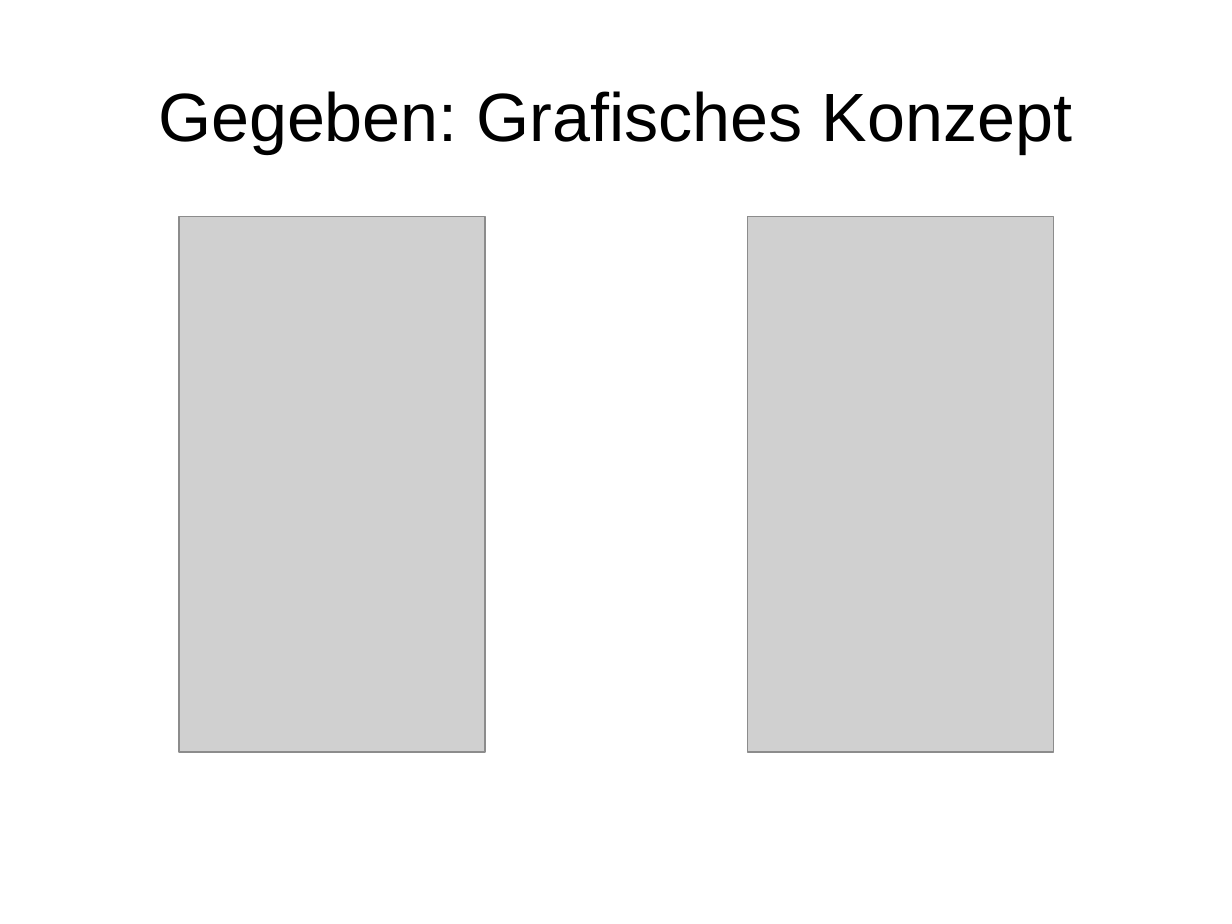
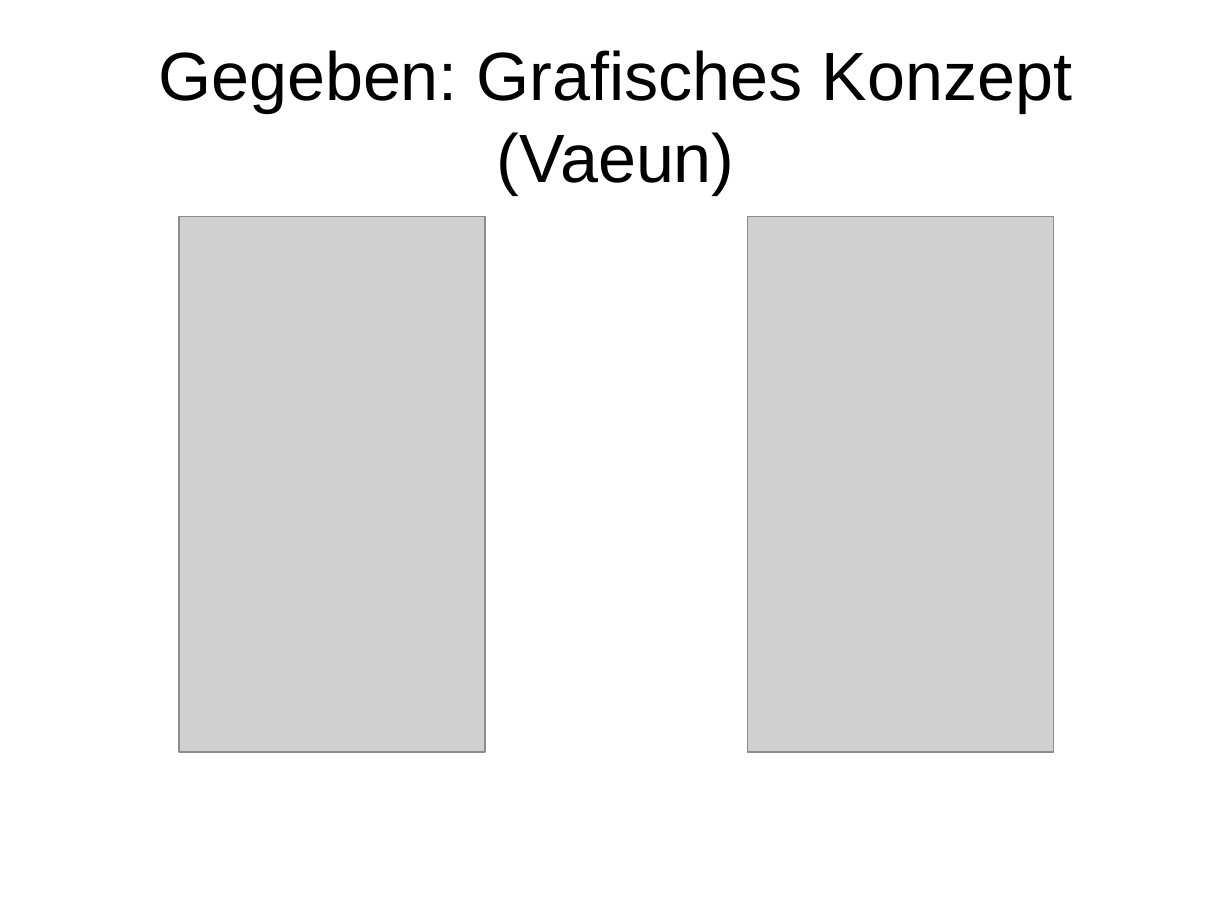
Before and after one commit to janhelmle/weiterbildung_fachinformatiker_ihk_projektantrag, a slide deck: slide 5 of praesentation/presentation_v1.odp. Drawn at 1232x924 pixels with LibreOffice and Linux fonts; fonts in the diff are those of the drawing; grey boxes stand for pictures. Boxes give left, top, right and bottom in pixels: in the first picture for what was removed or moved away, otherwise in the second. Text is boxed around its words. In the diff, an @@ line names an element or a change of style, - is before the commit and + after.

```diff
--- a/praesentation/presentation_v1.odp
+++ b/praesentation/presentation_v1.odp
@@ title at bbox=[158, 50, 1072, 194]: text changed @@
-Gegeben: Grafisches Konzept
+Gegeben: Grafisches Konzept (Vaeun)
```
Also in this commit, not shown: 13 other slides changed.
